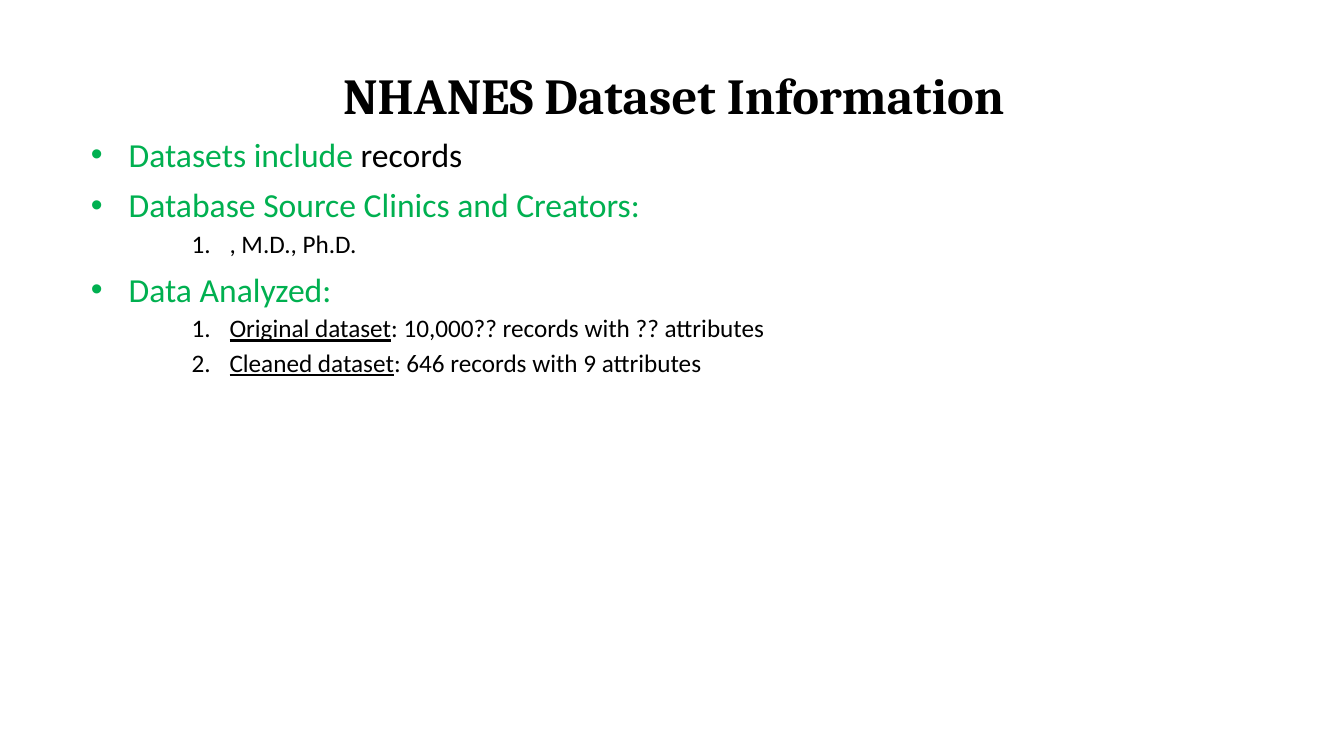
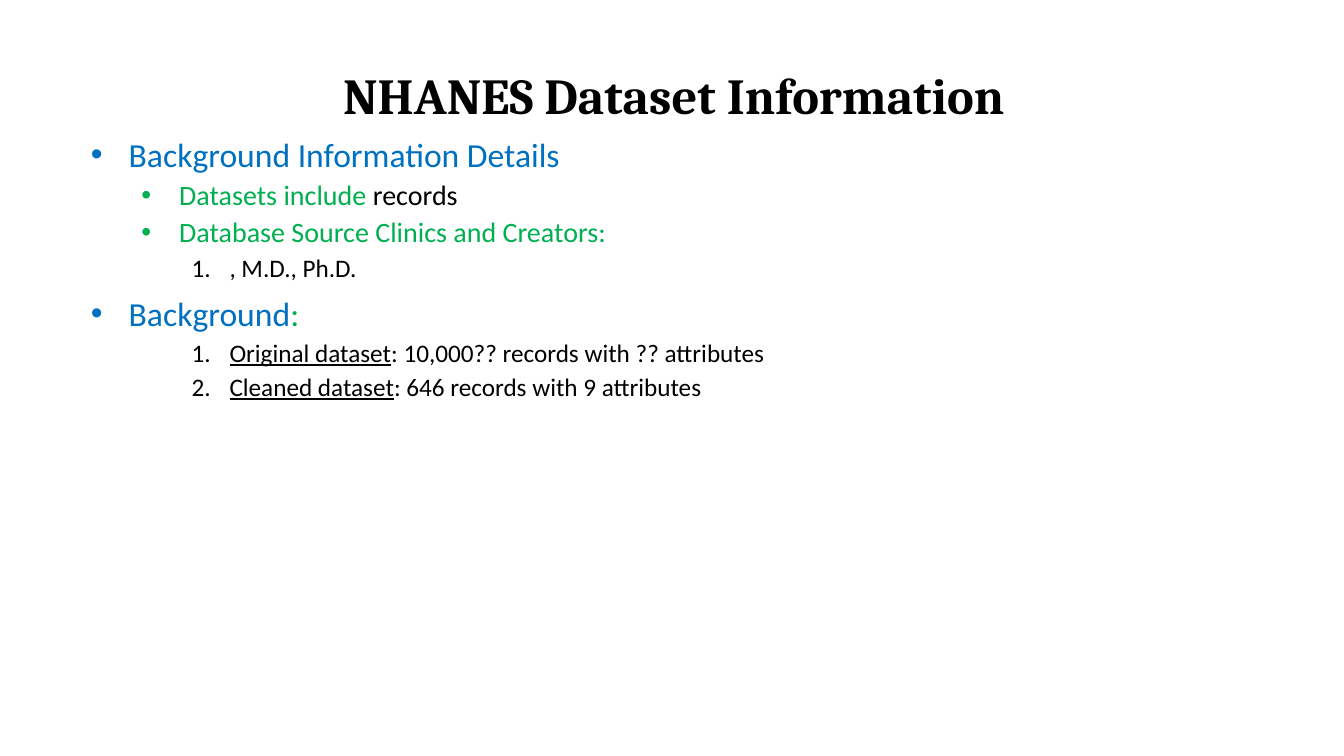
Before and after one commit to Ophelia82/Heart-Disease-Predictive-Model, a slide deck: slide 7 of Heart Disease Presentation.pptx (slide 5 before the commit). Drawn at 1344x756 pixels with LibreOffice and Linux fonts; fonts in the diff are those of the drawing. Boxes give left, top, right and bottom in pixels: in the first picture for what was removed or moved away, otherwise in the second. Text is boxed around its words. In the diff, an @@ line names an element or a change of style, - is before the commit and + after.

```diff
--- a/Heart Disease Presentation.pptx
+++ b/Heart Disease Presentation.pptx
@@ subtitle at bbox=[129, 143, 560, 173]: paragraph added @@
+• Background Information Details
@@ subtitle at bbox=[179, 185, 606, 243]: size 24 to 20 pt in "Datasets include records", "Database Source Clinics and Creators:"; list level 1 to 2 in "Datasets include records"; list level 1 to 2 in "Database Source Clinics and Creators:" @@
@@ subtitle at bbox=[129, 302, 299, 332]: text changed; text colour #00B050 to #0070C0 @@
-• Data Analyzed:
+• Background:
```
Also in this commit, not shown: 13 other slides changed, 6 slides added, 1 slide removed.
